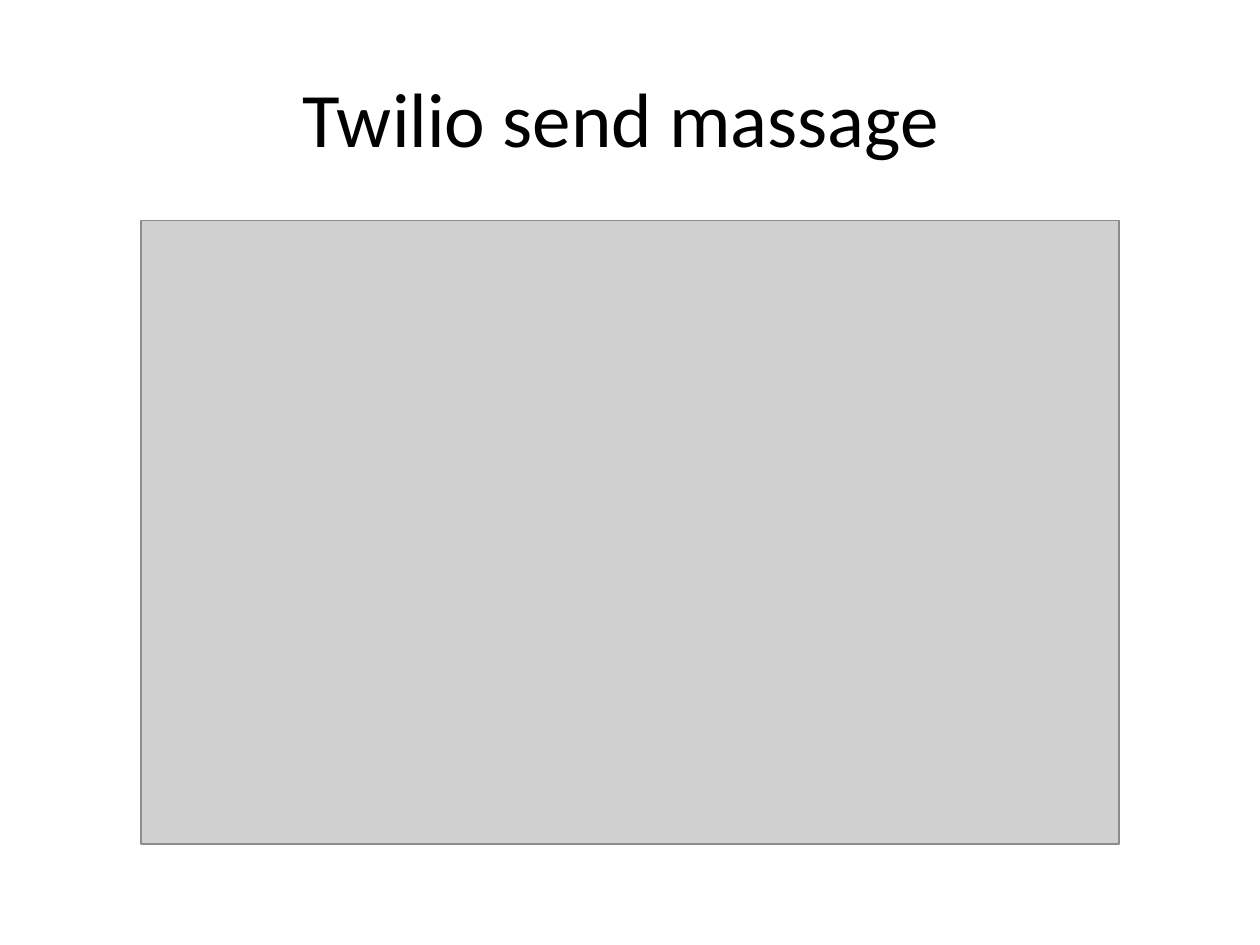
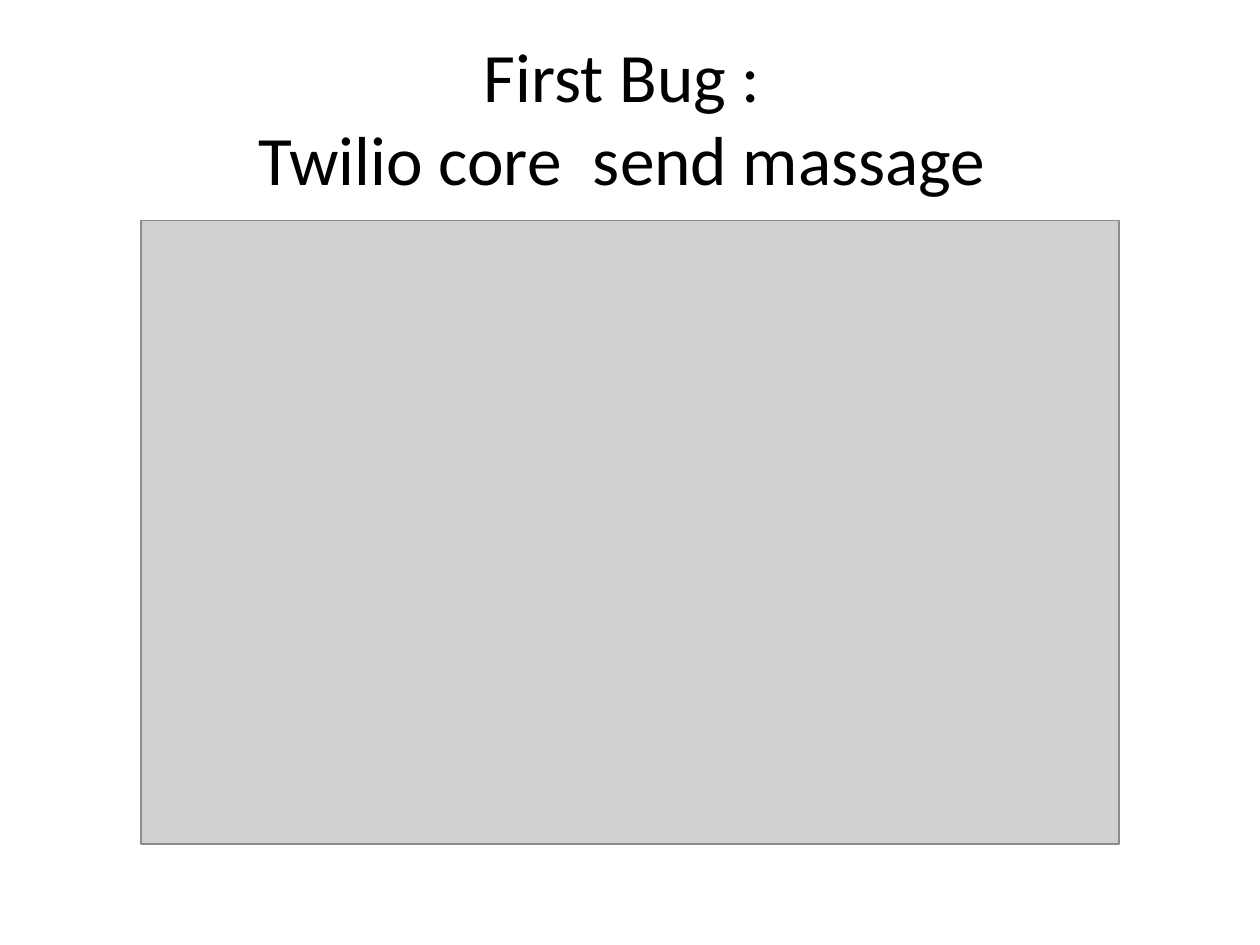
Before and after one commit to manouchehr/SOEN691_AZIZI, a slide deck: slide 11 of ClassWorkReports/Twilio_sharpBugFixing .pptx. Drawn at 1260x945 pixels with LibreOffice and Linux fonts; fonts in the diff are those of the drawing; grey boxes stand for pictures. Boxes give left, top, right and bottom in pixels: in the first picture for what was removed or moved away, otherwise in the second. Text is boxed around its words. In the diff, an @@ line names an element or a change of style, - is before the commit and + after.

```diff
--- a/ClassWorkReports/Twilio_sharpBugFixing .pptx
+++ b/ClassWorkReports/Twilio_sharpBugFixing .pptx
@@ title at (x1=259, y1=54, x2=985, y2=197): text changed; size 44 to 39.6 pt @@
-Twilio send massage
+First Bug :
+Twilio core send massage
```
Also in this commit, not shown: 6 other slides changed, 4 slides added, 27 other files.
